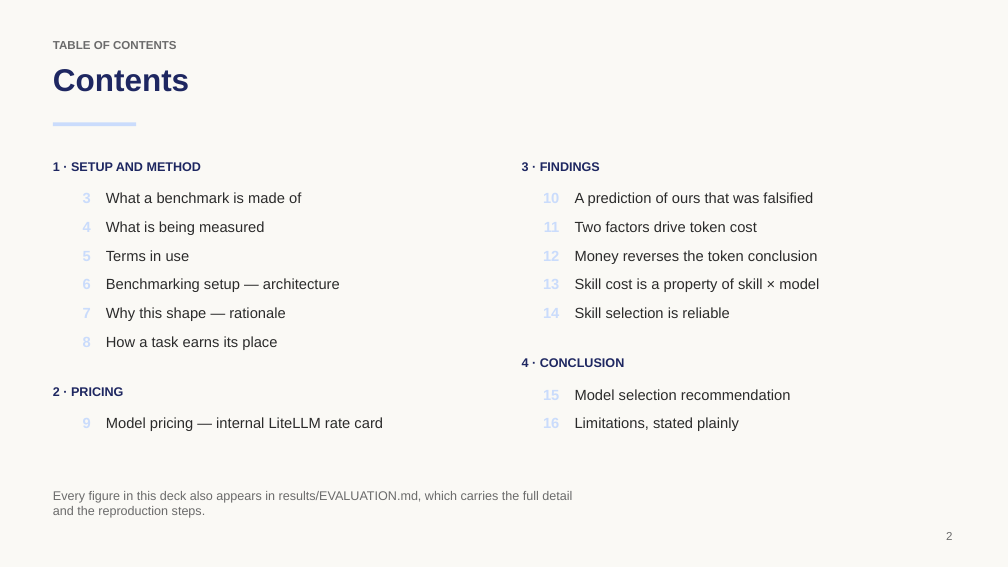
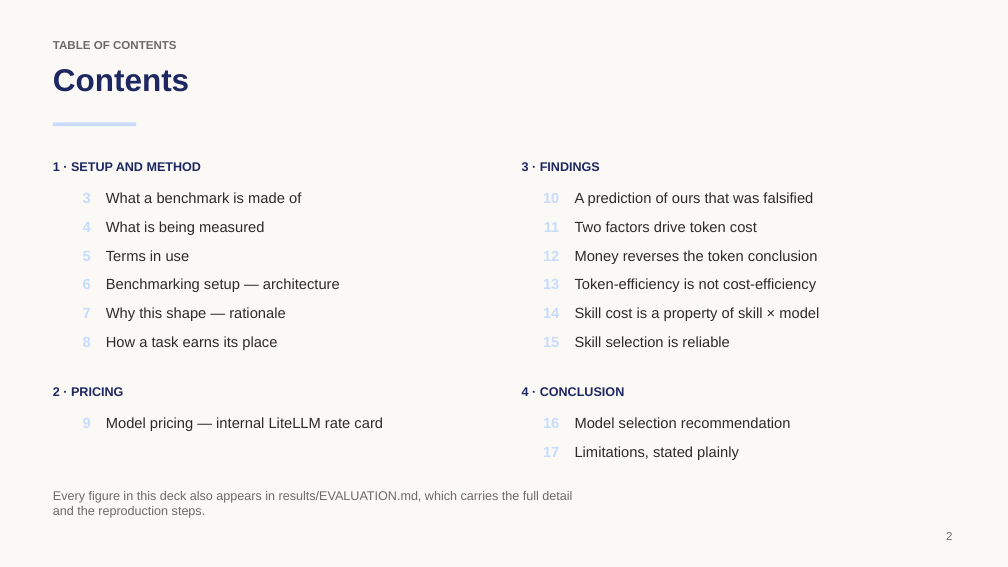
Before and after one commit to rossoctl/autobench-claudecode, a slide deck: slide 2 of results/autobench-claudecode-summary.pptx. Drawn at 1008x567 pixels with LibreOffice and Linux fonts; fonts in the diff are those of the drawing. Boxes give left, top, right and bottom in pixels: in the first picture for what was removed or moved away, otherwise in the second. Text is boxed around its words. In the diff, an @@ line names an element or a change of style, - is before the commit and + after.

```diff
--- a/results/autobench-claudecode-summary.pptx
+++ b/results/autobench-claudecode-summary.pptx
@@ text added at box(575, 278, 816, 292), 14 pt, text #2B2B2B @@
+Token-efficiency is not cost-efficiency
@@ 5 texts: place and size @@
-5 texts at box(522, 278, 819, 431)
+5 texts at box(522, 307, 819, 460)
```
Also in this commit, not shown: 6 other slides changed, 1 slide added, 2 other files.
